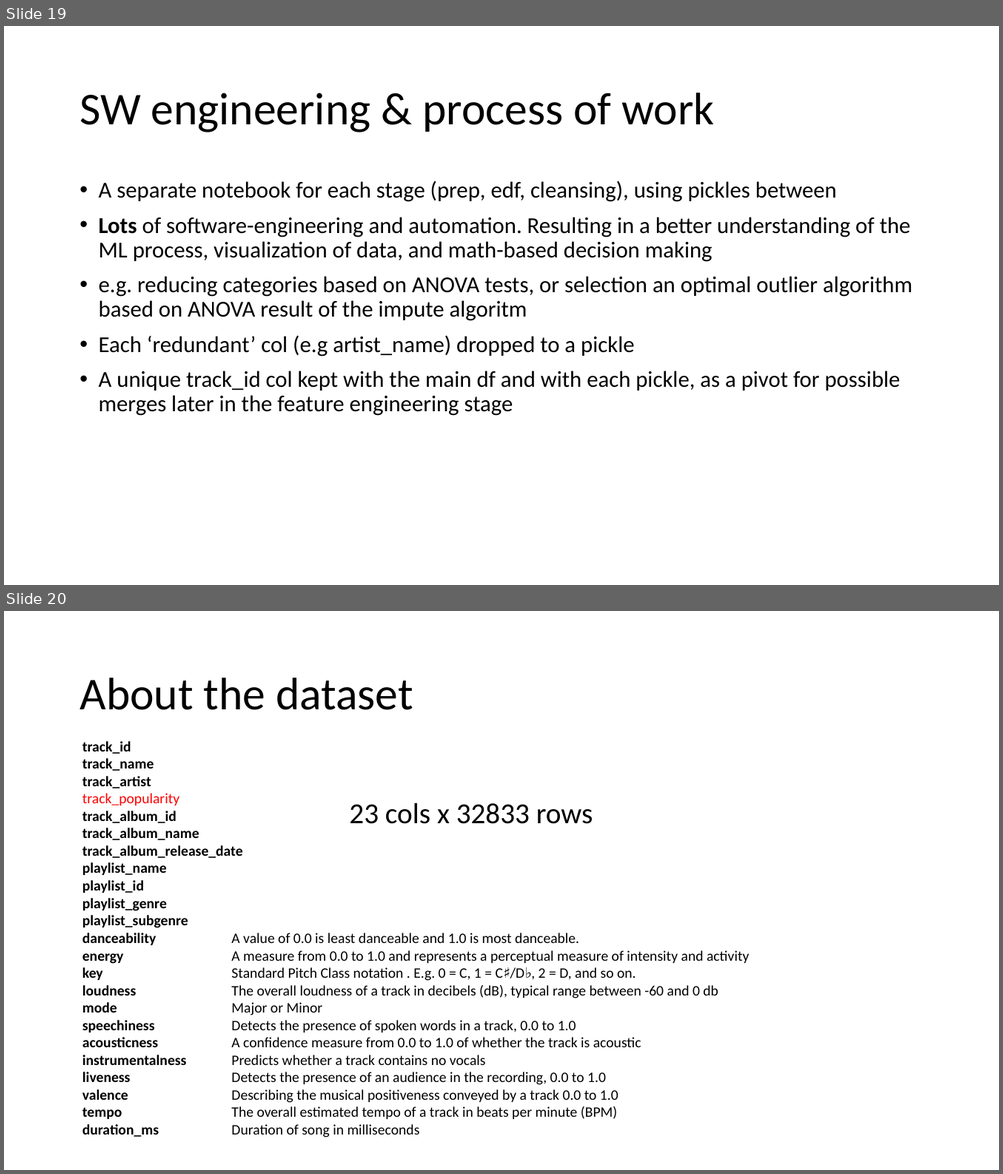
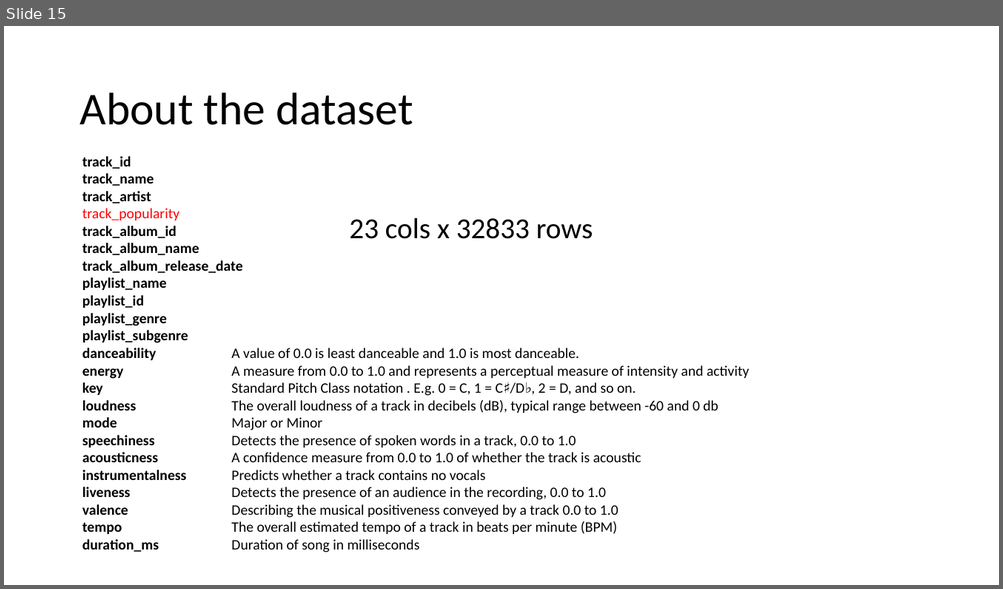
Before and after one commit to GuyRayOv/Spotify, a slide deck: data/Project Presentation.pptx. Shown one above the other, each under a label of ours: slides 19 and 20 before the commit, slide 15 after it. The pictures are 1003x1174 and 1003x589 pixels, drawn with LibreOffice and Linux fonts; fonts in the diff are those of the drawing. Boxes give left, top, right and bottom in pixels: in the first picture for what was removed or moved away, otherwise in the second. Text is boxed around its words. In the diff, an @@ line names an element or a change of style, - is before the commit and + after.

```diff
--- a/data/Project Presentation.pptx
+++ b/data/Project Presentation.pptx
@@ slide 19 removed at [4,26,999,585], background #FFFFFF @@
@@ title removed at [79,93,714,133] @@
-SW engineering & process of work
@@ text removed at [99,181,912,416] @@
-• A separate notebook for each stage (prep, edf, cleansing), using pickles between
-• Lots of software-engineering and automation. Resulting in a better understanding of the ML process, visualization of data, and math-based decision making
-• e.g. reducing categories based on ANOVA tests, or selection an optimal outlier algorithm based on ANOVA result of the impute algoritm
-• Each ‘redundant’ col (e.g artist_name) dropped to a pickle
-• A unique track_id col kept with the main df and with each pickle, as a pivot for possible merges later in the feature engineering stage
@@ what was slide 20 is now slide 15 @@
```
Also in this commit, not shown: 7 slides changed, 7 other slides removed.
